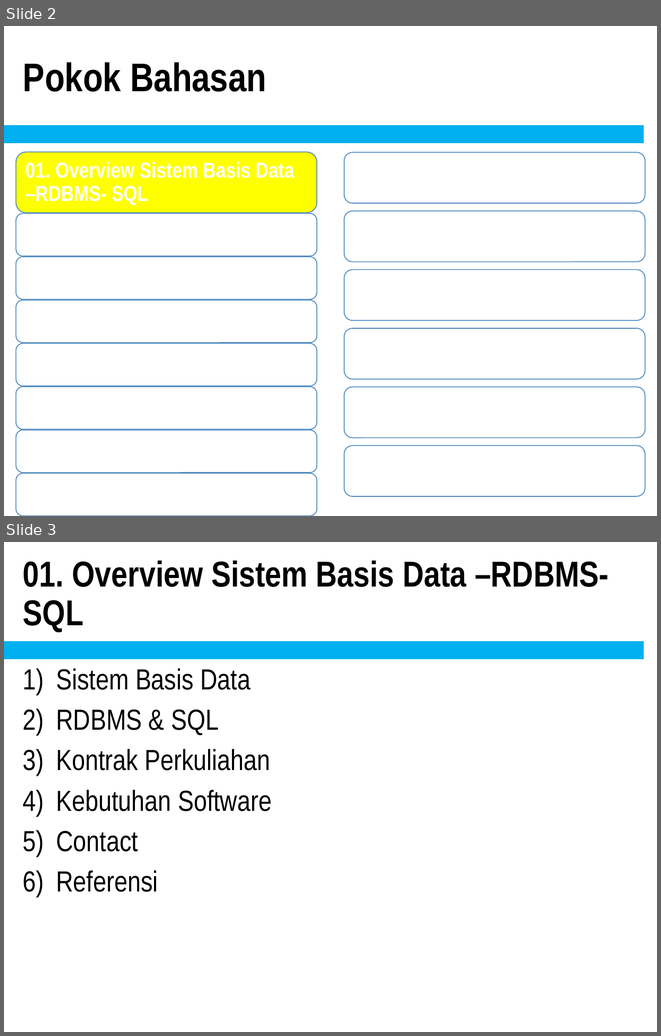
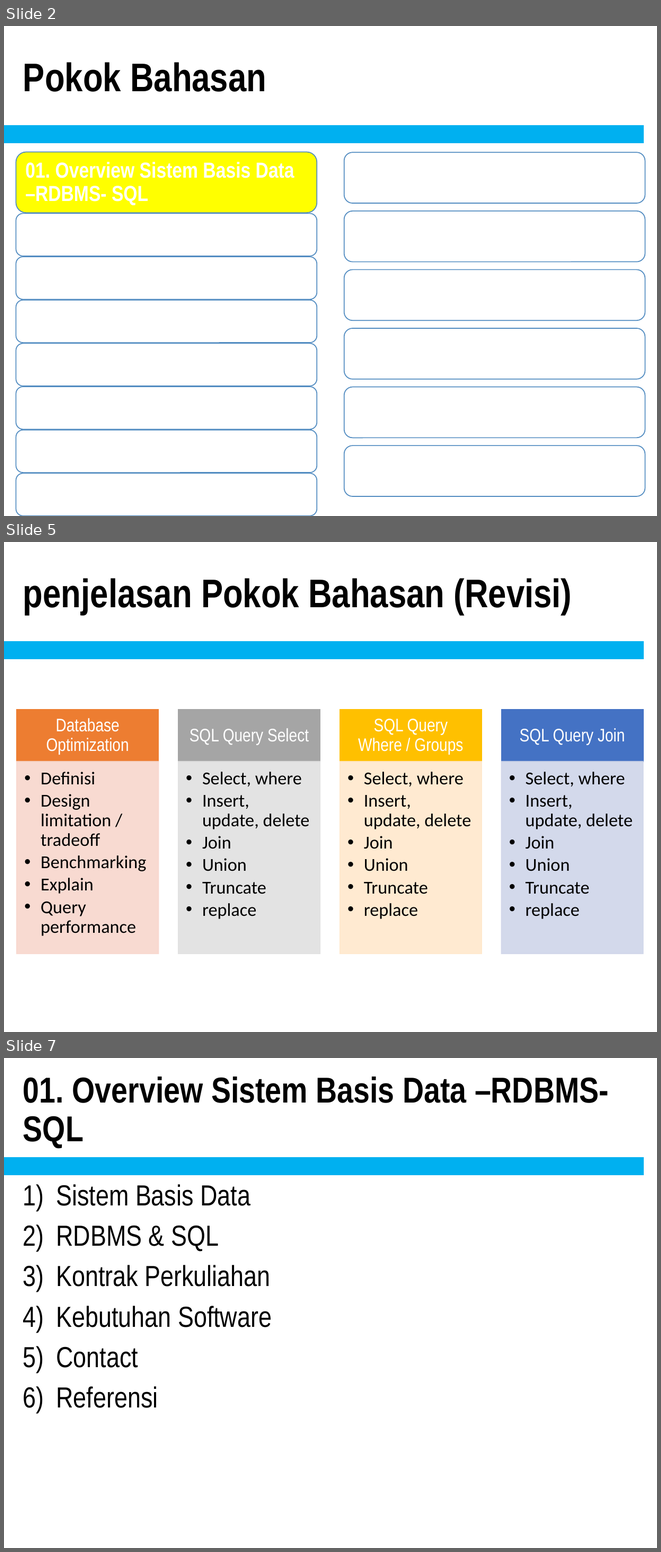
Before and after one commit to doniaft/Pengelolaan-Basis-Data, a slide deck: 1. Bahan Ajar/01. Pengelolaan Basis Data - Pendahuluan.pptx. Shown one above the other, each under a label of ours: slides 2 and 3 before the commit, slides 2, 5 and 7 after it; the slides between them are not shown. The pictures are 661x1036 and 661x1552 pixels, drawn with LibreOffice and Linux fonts; fonts in the diff are those of the drawing. Boxes give left, top, right and bottom in pixels: in the first picture for what was removed or moved away, otherwise in the second. Text is boxed around its words. In the diff, an @@ line names an element or a change of style, - is before the commit and + after.

```diff
--- a/1. Bahan Ajar/01. Pengelolaan Basis Data - Pendahuluan.pptx
+++ b/1. Bahan Ajar/01. Pengelolaan Basis Data - Pendahuluan.pptx
@@ slide 5 added at [4,542,657,1032], background #FFFFFF; not listed: 2 template elements that a slide beside it also shows @@
@@ title added at [23,578,572,615], 44 pt, text #000000, bold @@
+penjelasan Pokok Bahasan (Revisi)
@@ group added at [17,710,643,953]: 8 rectangles, 8 texts @@
+Database Optimization
+  •• Definisi
+  •• Design limitation / tradeoff
+  •• Benchmarking
+  •• Explain
+  •• Query performance
+SQL Query Select
+  •• Select, where
+  •• Insert, update, delete
+  •• Join
+  •• Union
+  •• Truncate
+  •• replace
+SQL Query Where / Groups
+  •• Select, where
+  •• Insert, update, delete
+  •• Join
+  •• Union
+  •• Truncate
+  •• replace
+SQL Query Join
+  •• Select, where
+  •• Insert, update, delete
+  •• Join
+  •• Union
+  •• Truncate
+  •• replace
@@ what was slide 3 is now slide 7 @@
```
Also in this commit, not shown: 1 slide changed, 3 other slides added, 34 slides removed, 1 other file.
